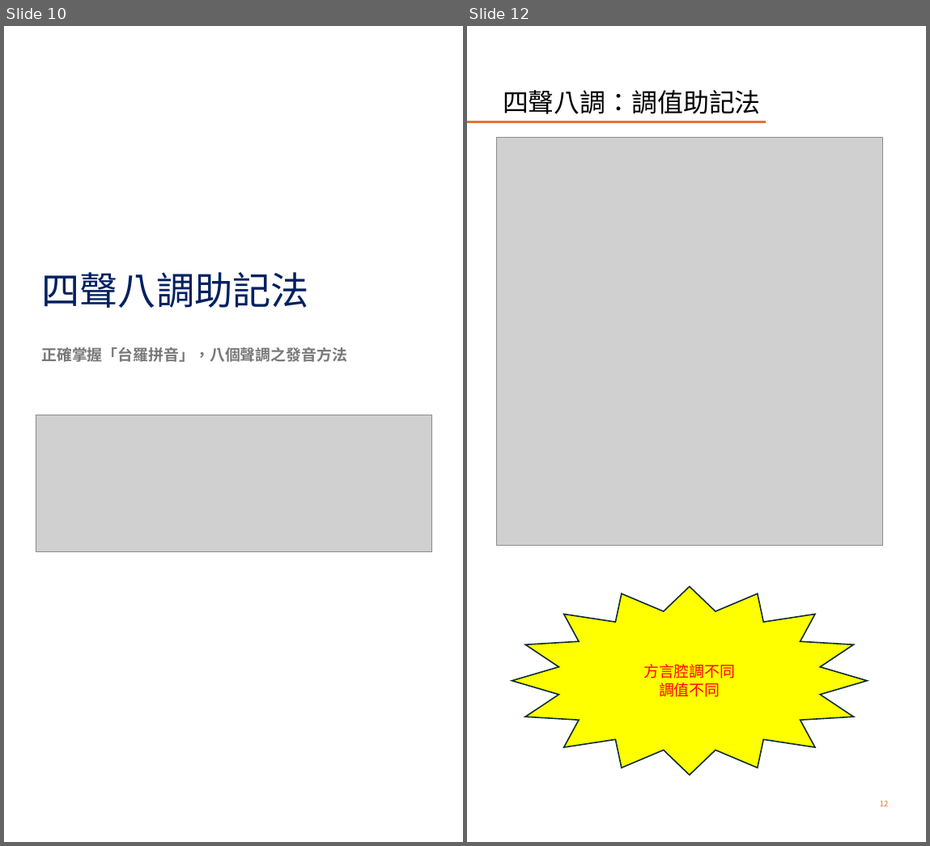
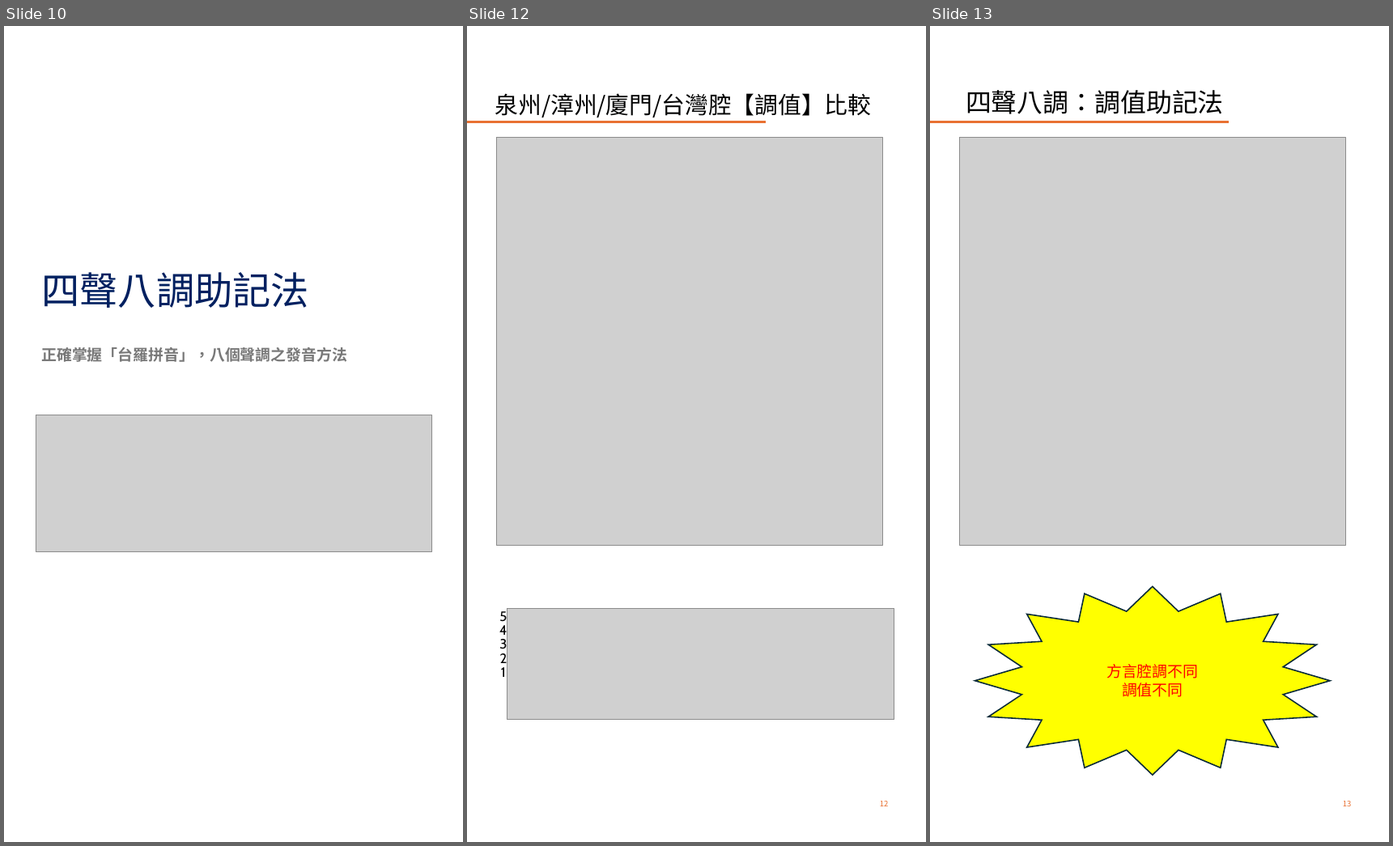
Before and after one commit to AlanJui/Piau-Im, a slide deck: Documents/十五音教材/閩南語之四聲八調與變調規則.pptx. Shown side by side, each under a label of ours: slides 10 and 12 before the commit, slides 10, 12 and 13 after it; the slides between them are not shown. The pictures are 930x846 and 1393x846 pixels, drawn with LibreOffice and Linux fonts; fonts in the diff are those of the drawing; grey boxes stand for pictures. Boxes give left, top, right and bottom in pixels: in the first picture for what was removed or moved away, otherwise in the second. Text is boxed around its words. In the diff, an @@ line names an element or a change of style, - is before the commit and + after.

```diff
--- a/Documents/十五音教材/閩南語之四聲八調與變調規則.pptx
+++ b/Documents/十五音教材/閩南語之四聲八調與變調規則.pptx
@@ slide 12 added at <box>467,26,926,842</box>, background #FFFFFF; not listed: 1 template element that a slide beside it also shows @@
@@ title added at <box>495,93,872,118</box>, 27.3 pt, text #000000 @@
+泉州/漳州/廈門/台灣腔【調值】比較
@@ picture added at <box>496,137,883,544</box> @@
@@ group added at <box>499,608,894,719</box>: 5 texts, 1 picture @@
+5
+4
+2
+3
+1
@@ page number added at <box>880,801,888,807</box>, 9 pt, text #E97132 @@
+12
@@ what was slide 12 is now slide 13 @@
```
Also in this commit, not shown: 5 other files.
